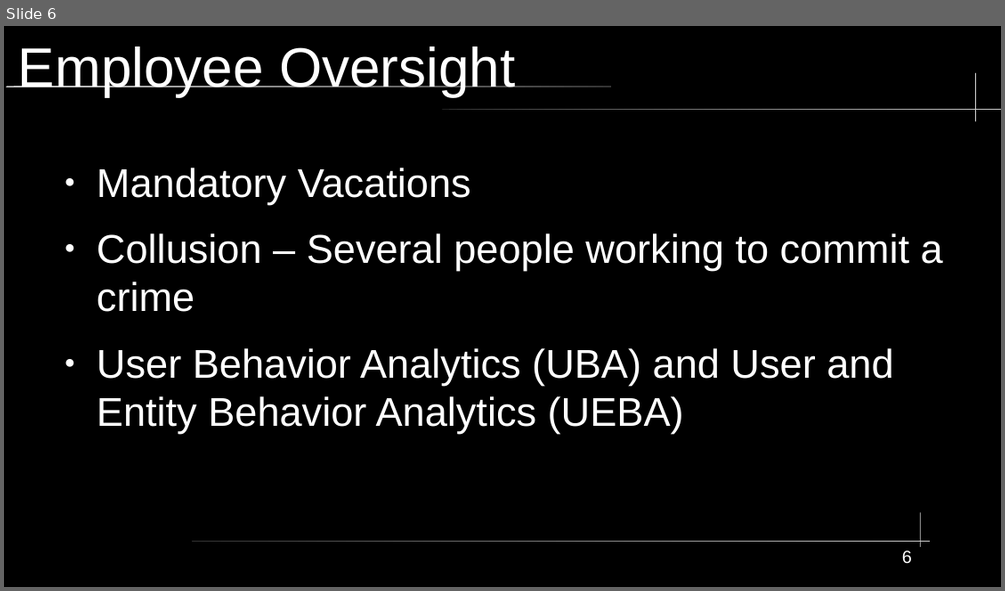
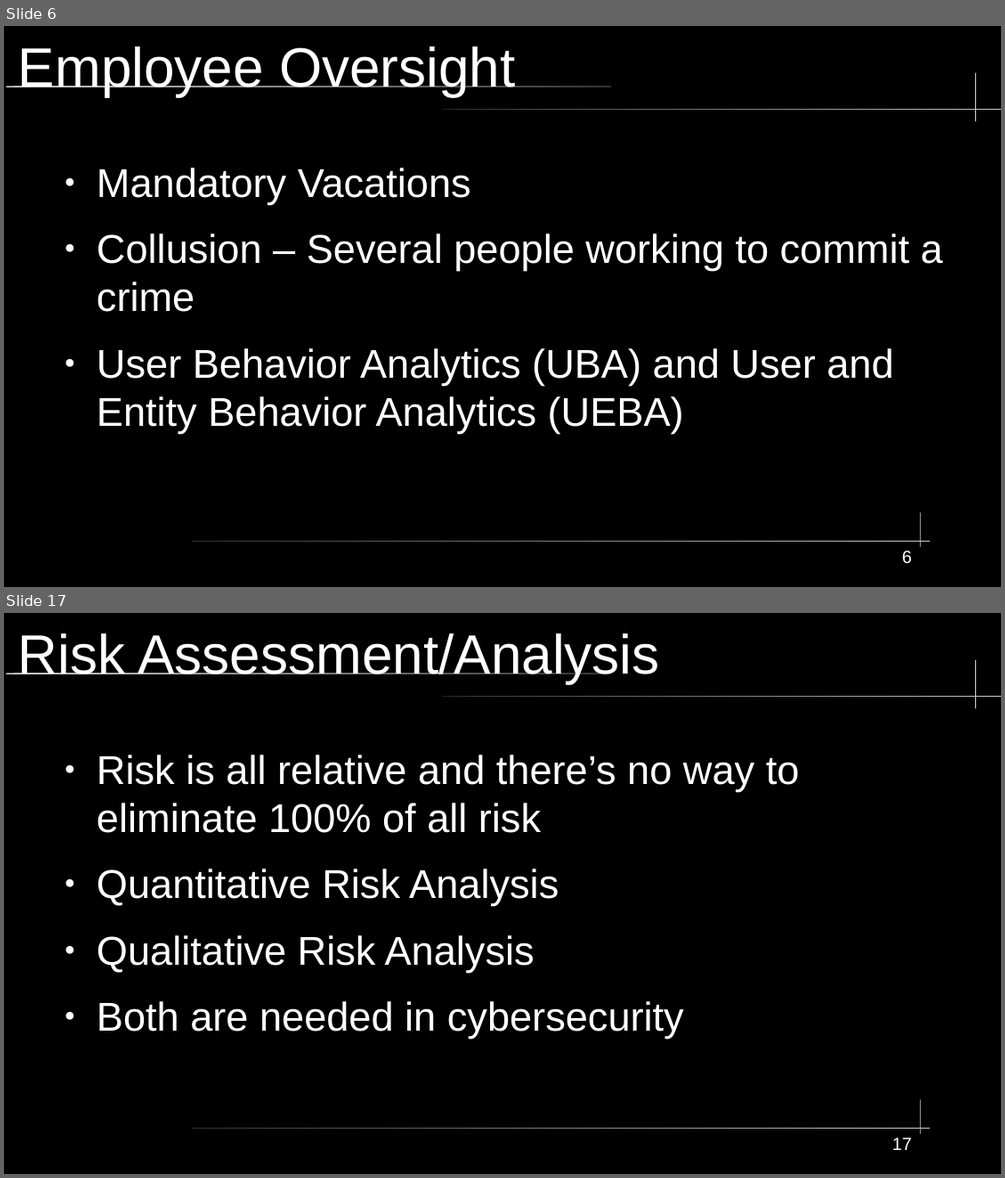
Before and after one commit to City-Colleges-of-Chicago-Cybersecurity/COMPSFI-214, a slide deck: 2026/Spring/powerpoints/Chapter-02-Personnel-Security-and-Risk-Management-Concepts.odp. Shown one above the other, each under a label of ours: slide 6 before the commit, slides 6 and 17 after it; the slides between them are not shown. The pictures are 1005x591 and 1005x1178 pixels, drawn with LibreOffice and Linux fonts; fonts in the diff are those of the drawing. Boxes give left, top, right and bottom in pixels: in the first picture for what was removed or moved away, otherwise in the second. Text is boxed around its words. In the diff, an @@ line names an element or a change of style, - is before the commit and + after.

```diff
--- a/2026/Spring/powerpoints/Chapter-02-Personnel-Security-and-Risk-Management-Concepts.odp
+++ b/2026/Spring/powerpoints/Chapter-02-Personnel-Security-and-Risk-Management-Concepts.odp
@@ slide 17 added at (4,613,1001,1174), background #000000; not listed: 5 template elements that a slide beside it also shows @@
@@ title added at (18,633,660,684), 44 pt, text #FFFFFF @@
+Risk Assessment/Analysis
@@ text added at (97,755,800,1038), 32 pt, text #FFFFFF @@
+● Risk is all relative and there’s no way to eliminate 100% of all risk
+● Quantitative Risk Analysis
+● Qualitative Risk Analysis
+● Both are needed in cybersecurity
@@ page number added at (892,1137,912,1150), 14 pt, text #FFFFFF @@
+17
```
Also in this commit, not shown: 1 slide changed, 46 other slides added.
